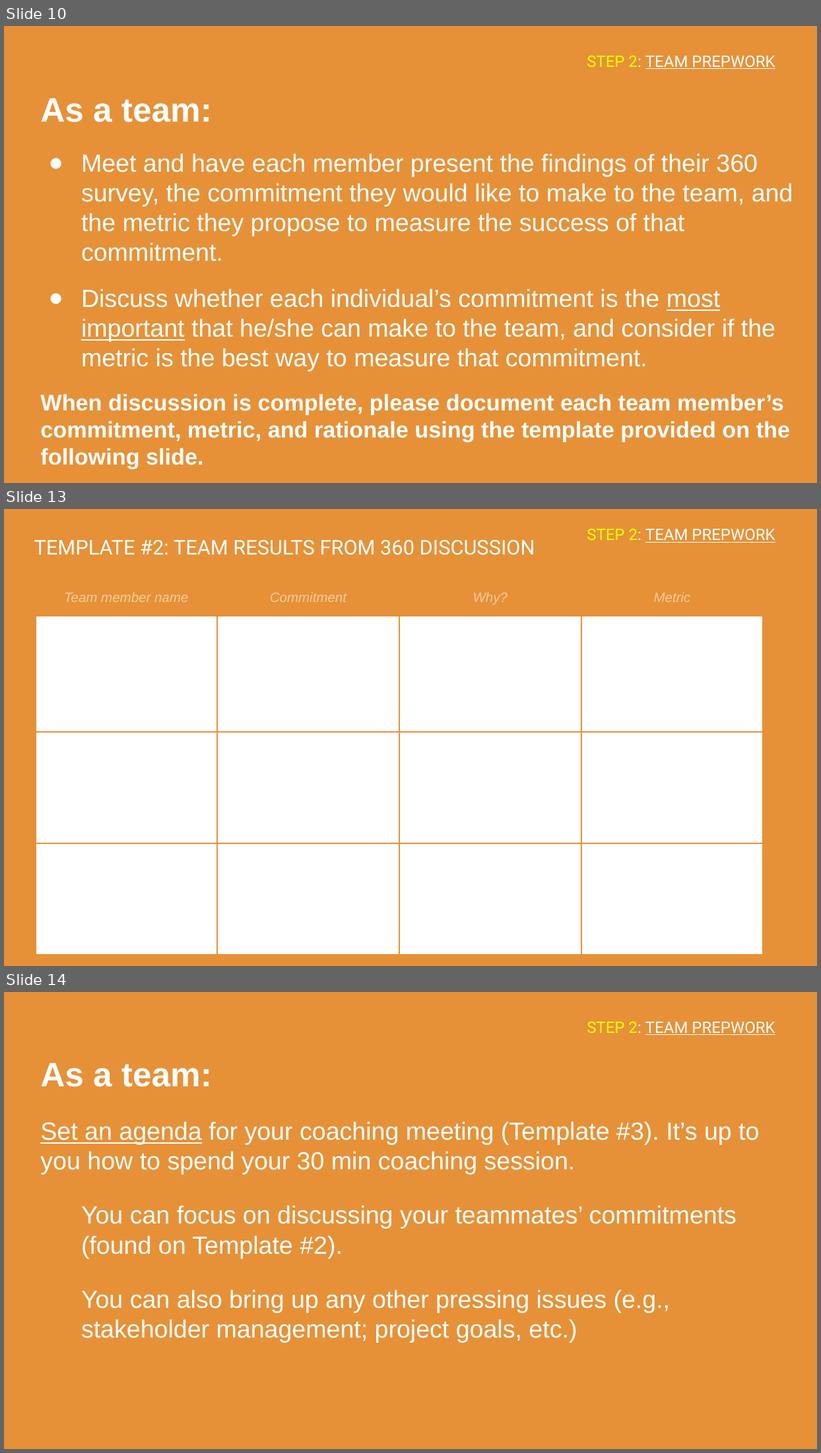
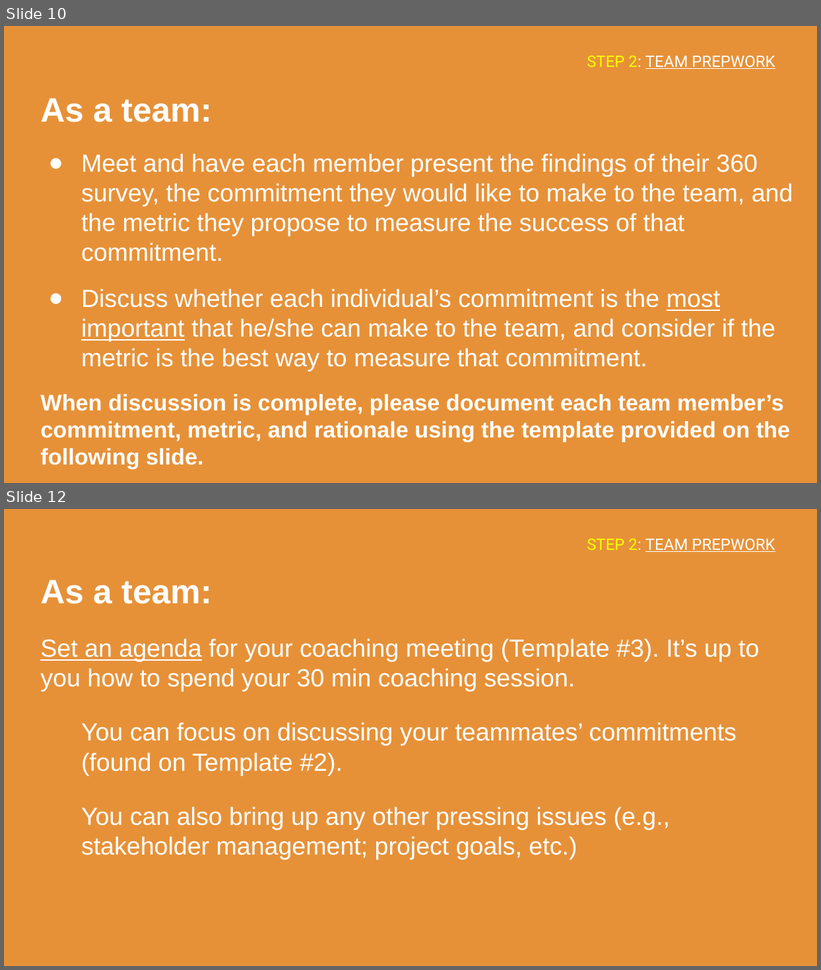
Before and after one commit to carlosnunezc94/Fire_Technologies, a slide deck: ENGIN_270K_Coaching/Module_1/E270K_Module_1.pptx. Shown one above the other, each under a label of ours: slides 10, 13 and 14 before the commit, slides 10 and 12 after it; the slides between them are not shown. The pictures are 821x1453 and 821x970 pixels, drawn with LibreOffice and Linux fonts; fonts in the diff are those of the drawing. Boxes give left, top, right and bottom in pixels: in the first picture for what was removed or moved away, otherwise in the second. Text is boxed around its words. In the diff, an @@ line names an element or a change of style, - is before the commit and + after.

```diff
--- a/ENGIN_270K_Coaching/Module_1/E270K_Module_1.pptx
+++ b/ENGIN_270K_Coaching/Module_1/E270K_Module_1.pptx
@@ slide 13 removed at (4, 509, 817, 966), background #E69138 @@
@@ title removed at (587, 528, 775, 543) @@
-STEP 2: TEAM PREPWORK
@@ title removed at (34, 540, 535, 555) @@
-TEMPLATE #2: TEAM RESULTS FROM 360 DISCUSSION
@@ table removed at (36, 582, 764, 849), 4 rows, 4 columns @@
-Team member name | Commitment | Why? | Metric
- |  |  | 
- |  |  | 
- |  |  | 
@@ what was slide 14 is now slide 12 @@
```
Also in this commit, not shown: 4 slides changed, 2 slides added, 4 other slides removed.
